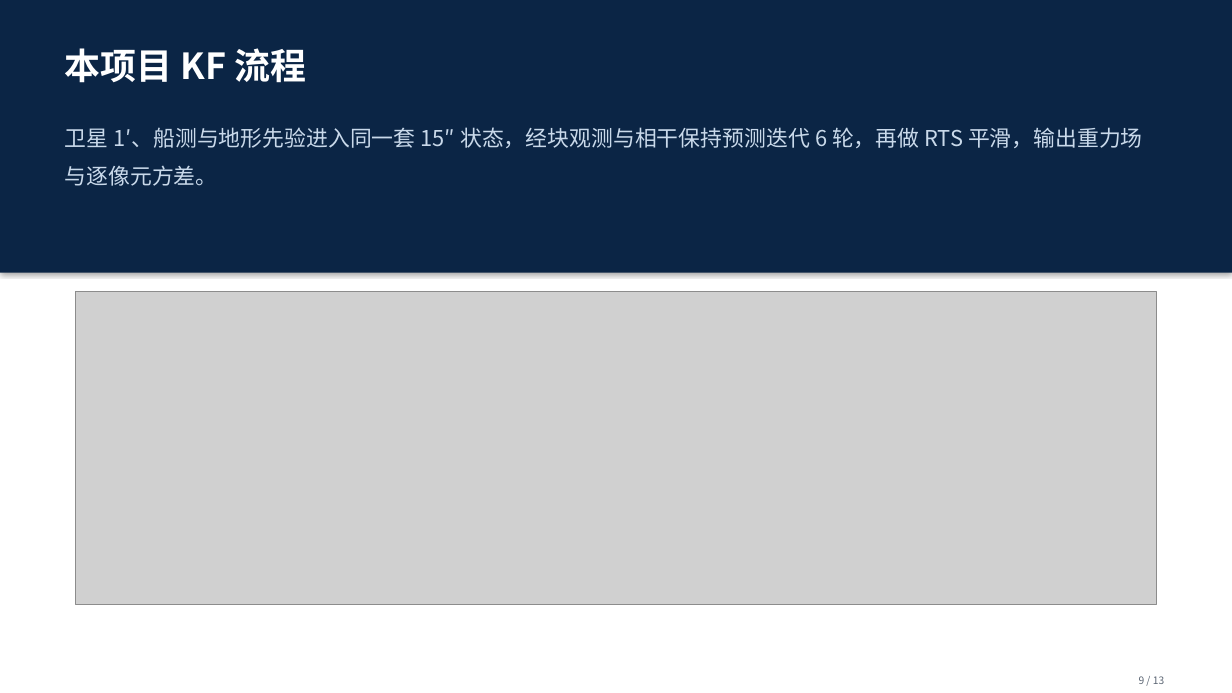
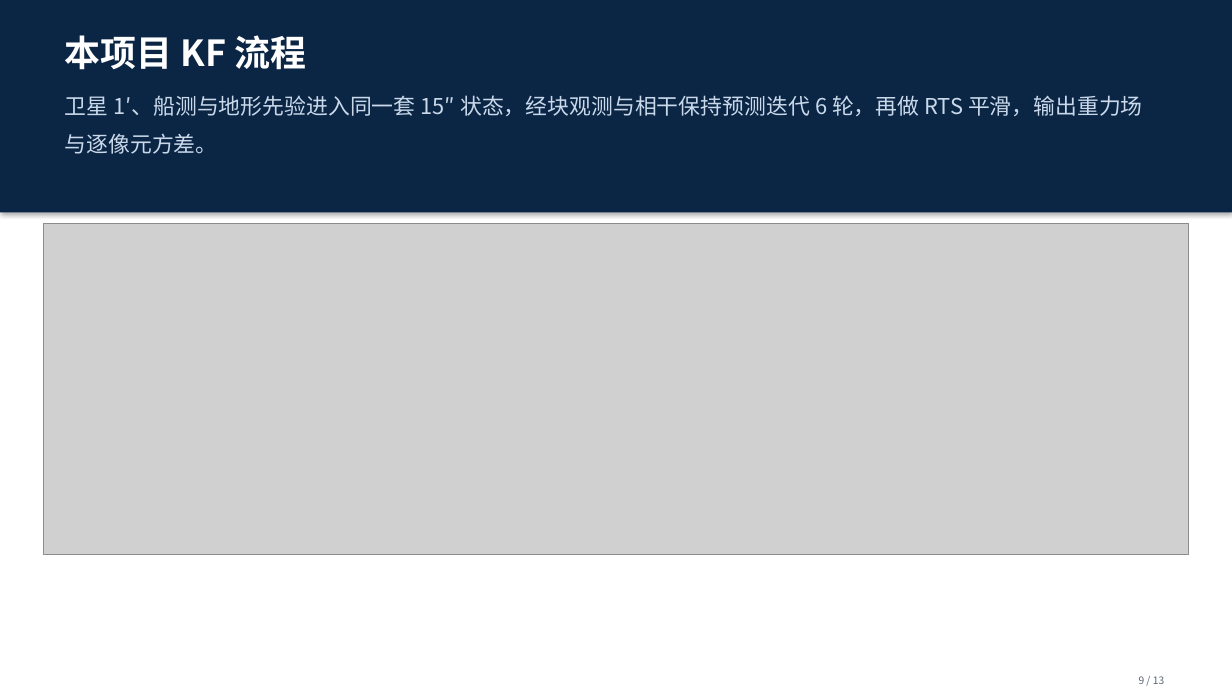
Before and after one commit to shuyunkai/kalman_gravity, a slide deck: slide 9 of ppt/汇报_新结构_13页.pptx. Drawn at 1232x693 pixels with LibreOffice and Linux fonts; fonts in the diff are those of the drawing; grey boxes stand for pictures. Boxes give left, top, right and bottom in pixels: in the first picture for what was removed or moved away, otherwise in the second. Text is boxed around its words. In the diff, an @@ line names an element or a change of style, - is before the commit and + after.

```diff
--- a/ppt/汇报_新结构_13页.pptx
+++ b/ppt/汇报_新结构_13页.pptx
@@ rectangle: place and size @@
-rectangle at box(0, 0, 1232, 273)
+rectangle at box(0, 0, 1232, 213)
@@ text "本项目 KF 流程": place and size @@
-text "本项目 KF 流程" at box(65, 48, 306, 83)
+text "本项目 KF 流程" at box(65, 35, 306, 70)
@@ text "卫星 1′、船测与地形先验进入同一套 15″ 状态，经块观测与相干保持预测迭代 6 ...": place and size @@
-text "卫星 1′、船测与地形先验进入同一套 15″ 状态，经块观测与相干保持预测迭代 6 ..." at box(65, 127, 1143, 186)
+text "卫星 1′、船测与地形先验进入同一套 15″ 状态，经块观测与相干保持预测迭代 6 ..." at box(65, 95, 1143, 154)
@@ picture: place and size @@
-picture at box(76, 292, 1157, 604)
+picture at box(43, 224, 1189, 555)
```
Also in this commit, not shown: 12 other slides changed, 3 other files.
